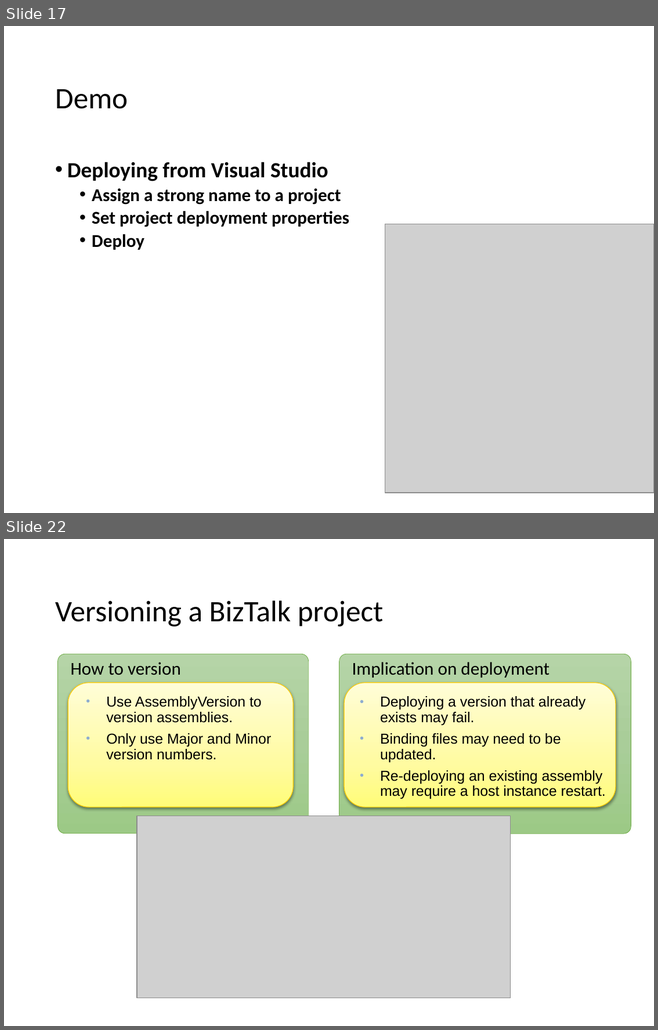
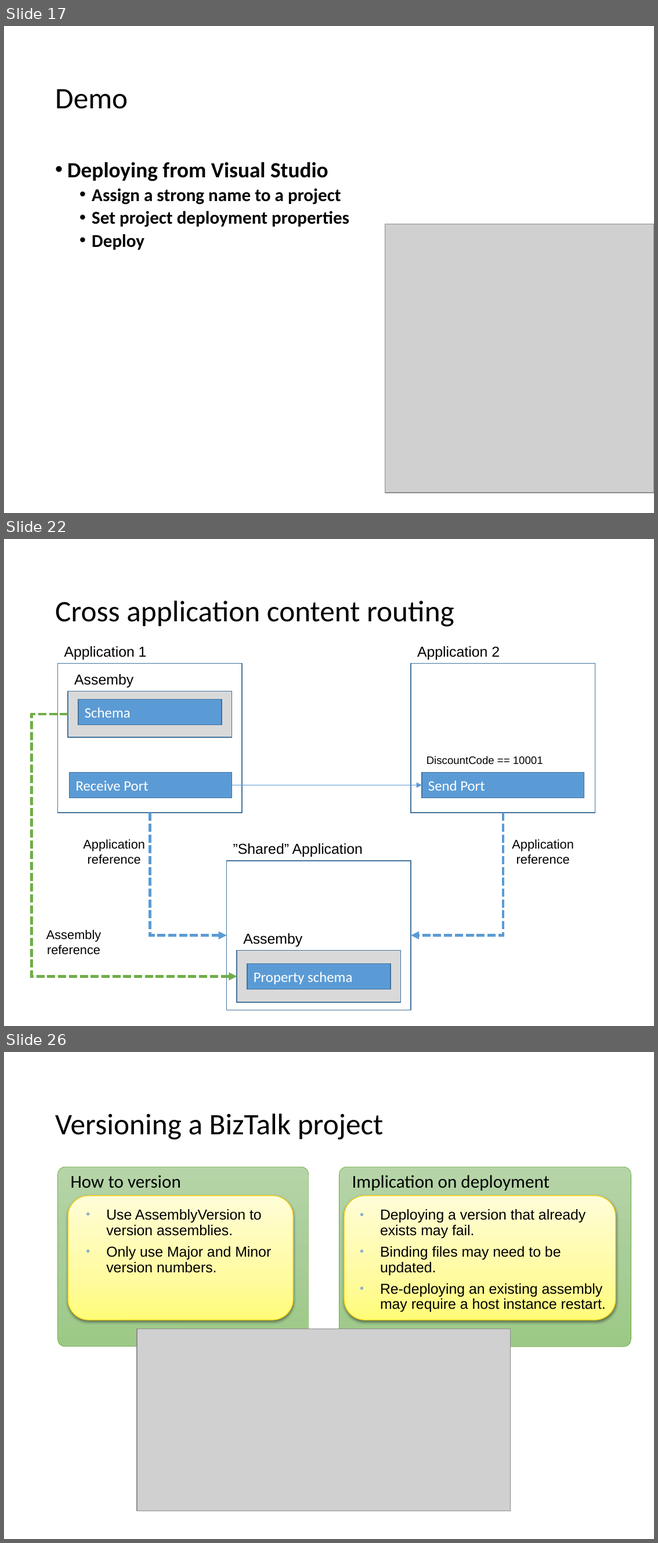
Before and after one commit to wmmihaa/BizTalk-Server---Developing-Integration-Solutions, a slide deck: Slides/Module 4 - Testing and Deploying Projects.pptx. Shown one above the other, each under a label of ours: slides 17 and 22 before the commit, slides 17, 22 and 26 after it; the slides between them are not shown. The pictures are 658x1030 and 658x1543 pixels, drawn with LibreOffice and Linux fonts; fonts in the diff are those of the drawing; grey boxes stand for pictures. Boxes give left, top, right and bottom in pixels: in the first picture for what was removed or moved away, otherwise in the second. Text is boxed around its words. In the diff, an @@ line names an element or a change of style, - is before the commit and + after.

```diff
--- a/Slides/Module 4 - Testing and Deploying Projects.pptx
+++ b/Slides/Module 4 - Testing and Deploying Projects.pptx
@@ slide 22 added at <box>4,539,654,1026</box>, background #FFFFFF @@
@@ title added at <box>55,600,454,627</box>, 33 pt, text #000000 @@
+Cross application content routing
@@ text added at <box>64,646,147,660</box>, 16 pt, text #000000 @@
+Application 1
@@ text added at <box>417,646,499,660</box>, 16 pt, text #000000 @@
+Application 2
@@ rectangle added at <box>58,664,242,813</box>, outline #43739E 1 pt @@
@@ text added at <box>74,674,133,687</box>, 16 pt, text #000000 @@
+Assemby
@@ rectangle added at <box>411,663,594,813</box>, outline #43739E 1 pt @@
@@ rectangle added at <box>68,691,231,737</box>, fill #D9D9D9, outline #43739E 1 pt @@
@@ rectangle added at <box>78,700,221,725</box>, fill #5B9BD5, outline #43739E 1 pt, 16 pt, text #FFFFFF @@
+Schema
@@ elbow arrow added from (68, 714) to (237, 977), #70AD47 3 pt dashed @@
@@ text added at <box>426,756,543,765</box>, 12 pt, text #000000 @@
+DiscountCode == 10001
@@ rectangle added at <box>70,772,232,798</box>, fill #5B9BD5, outline #43739E 1 pt, 16 pt, text #FFFFFF @@
+Receive Port
@@ rectangle added at <box>422,772,584,798</box>, fill #5B9BD5, outline #43739E 1 pt, 16 pt, text #FFFFFF @@
+Send Port
@@ arrow added from (231, 785) to (422, 785), #5B9BD5 0.5 pt @@
@@ elbow arrow added from (150, 813) to (227, 935), #5B9BD5 3 pt dashed @@
@@ elbow arrow added from (503, 813) to (411, 935), #5B9BD5 3 pt dashed @@
@@ text added at <box>83,839,145,864</box>, 14 pt, text #000000 @@
+Application
+reference
@@ text added at <box>233,843,362,857</box>, 16 pt, text #000000 @@
+”Shared” Application
@@ text added at <box>511,839,574,864</box>, 14 pt, text #000000 @@
+Application
+reference
@@ rectangle added at <box>227,860,411,1010</box>, outline #43739E 1 pt @@
@@ text added at <box>46,930,101,955</box>, 14 pt, text #000000 @@
+Assembly
+reference
@@ text added at <box>243,933,302,947</box>, 16 pt, text #000000 @@
+Assemby
@@ rectangle added at <box>237,951,400,1003</box>, fill #D9D9D9, outline #43739E 1 pt @@
@@ rectangle added at <box>247,964,390,989</box>, fill #5B9BD5, outline #43739E 1 pt, 16 pt, text #FFFFFF @@
+Property schema
@@ what was slide 22 is now slide 26 @@
```
Also in this commit, not shown: 2 slides changed, 6 other slides added, 3 slides removed.
